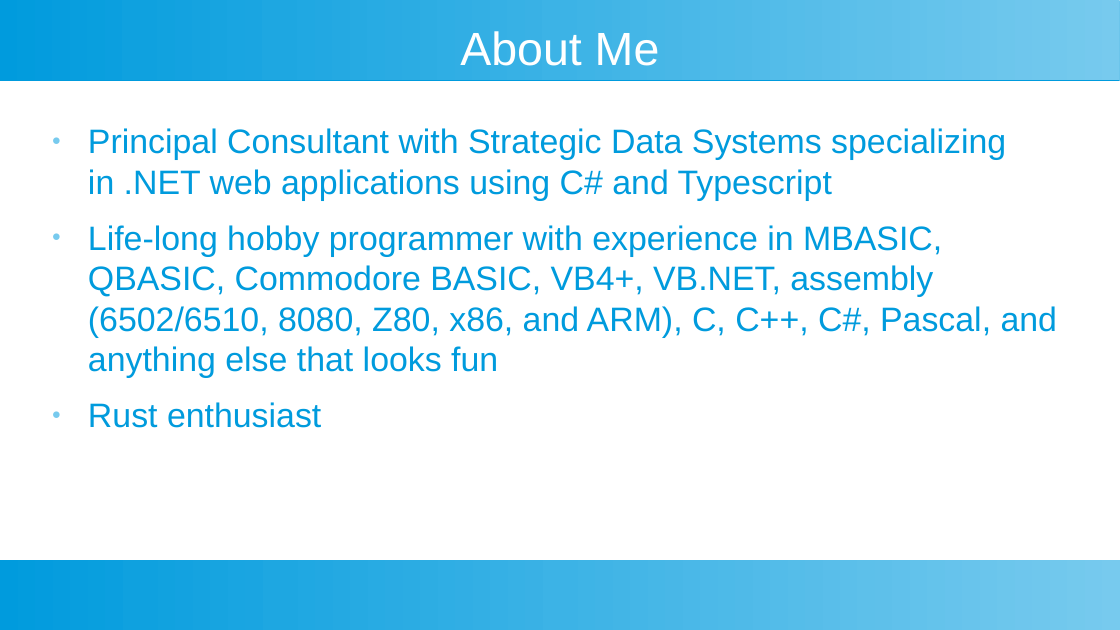
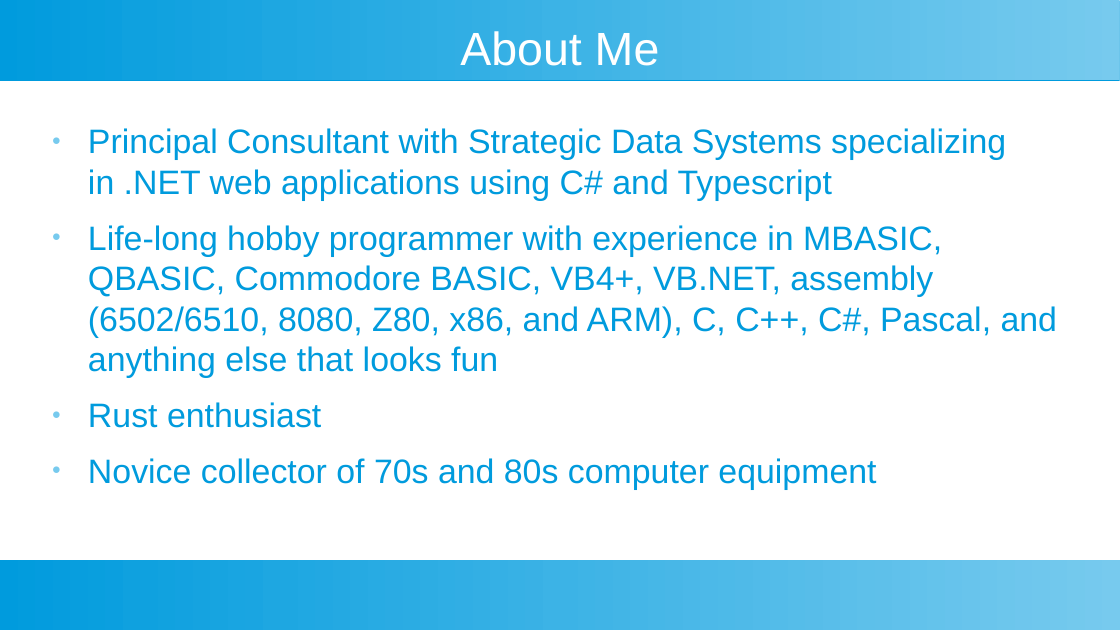
Before and after one commit to SmithE65/Productivity, a slide deck: slide 2 of Productivity.odp. Drawn at 1120x630 pixels with LibreOffice and Linux fonts; fonts in the diff are those of the drawing. Boxes give left, top, right and bottom in pixels: in the first picture for what was removed or moved away, otherwise in the second. Text is boxed around its words. In the diff, an @@ line names an element or a change of style, - is before the commit and + after.

```diff
--- a/Productivity.odp
+++ b/Productivity.odp
@@ text at [88,458,876,490]: paragraph added @@
+● Novice collector of 70s and 80s computer equipment
```
Also in this commit, not shown: 5 other slides changed, 17 slides added, 2 slides removed.
